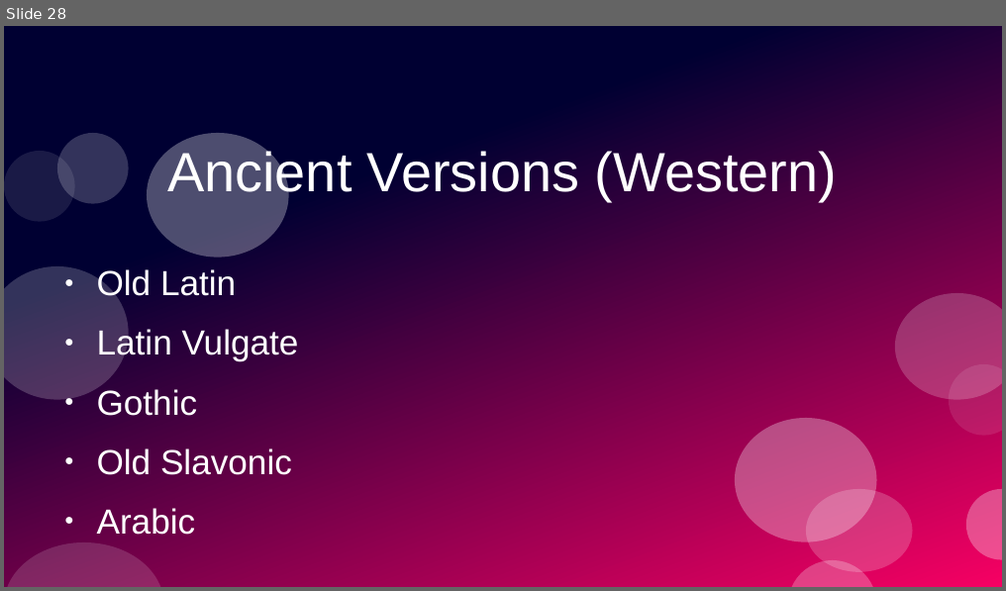
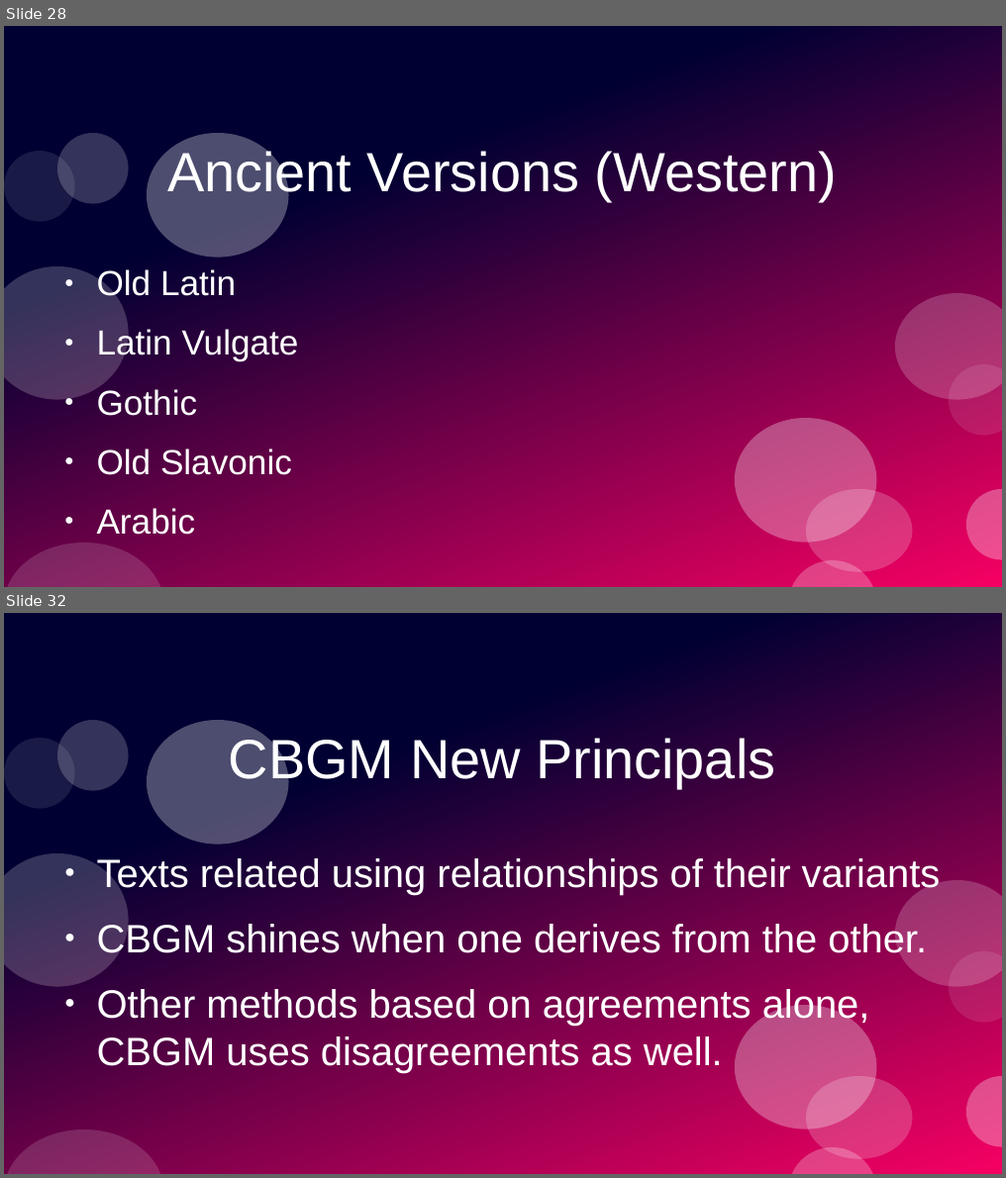
Before and after one commit to stevemac321/Music, a slide deck: LostTransmission.pptx. Shown one above the other, each under a label of ours: slide 28 before the commit, slides 28 and 32 after it; the slides between them are not shown. The pictures are 1006x591 and 1006x1178 pixels, drawn with LibreOffice and Linux fonts; fonts in the diff are those of the drawing. Boxes give left, top, right and bottom in pixels: in the first picture for what was removed or moved away, otherwise in the second. Text is boxed around its words. In the diff, an @@ line names an element or a change of style, - is before the commit and + after.

```diff
--- a/LostTransmission.pptx
+++ b/LostTransmission.pptx
@@ slide 32 added at box(4, 613, 1002, 1174), background #FFFFFF; not listed: 12 template elements that a slide beside it also shows @@
@@ text added at box(229, 735, 775, 788), 44 pt, text #FFFFFF @@
+CBGM New Principals
@@ text added at box(97, 859, 941, 1073), 31.5 pt, text #FFFFFF @@
+● Texts related using relationships of their variants
+● CBGM shines when one derives from the other.
+● Other methods based on agreements alone, CBGM uses disagreements as well.
```
Also in this commit, not shown: 1 slide changed, 5 other slides added, 1 slide removed.
